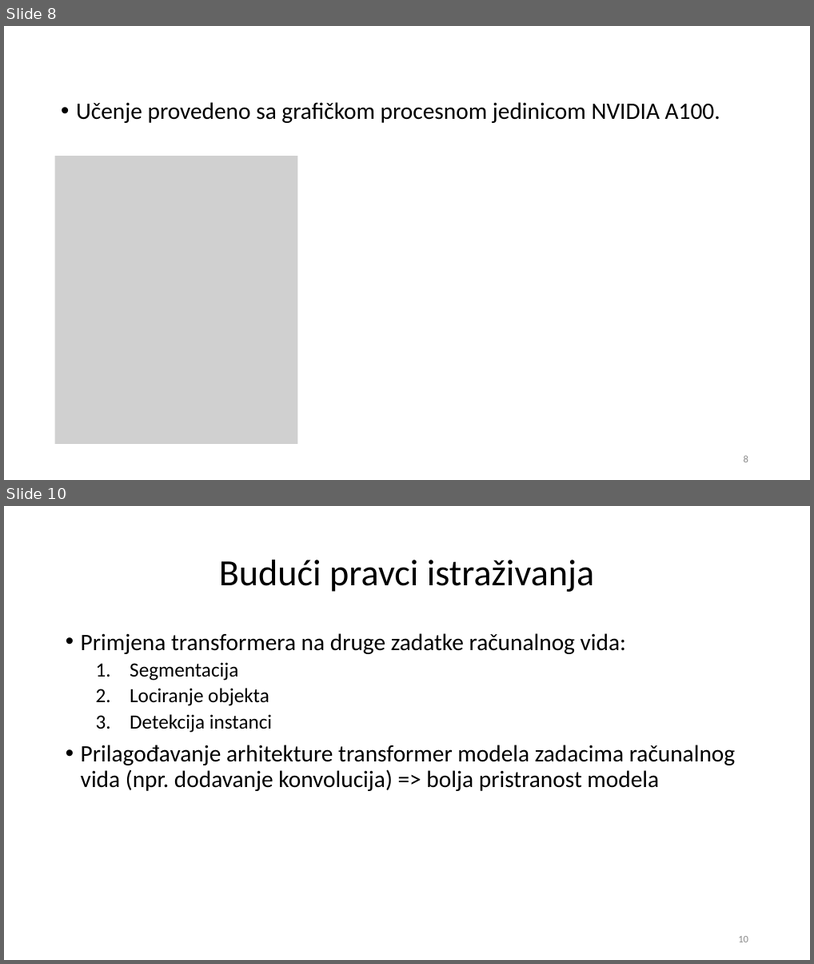
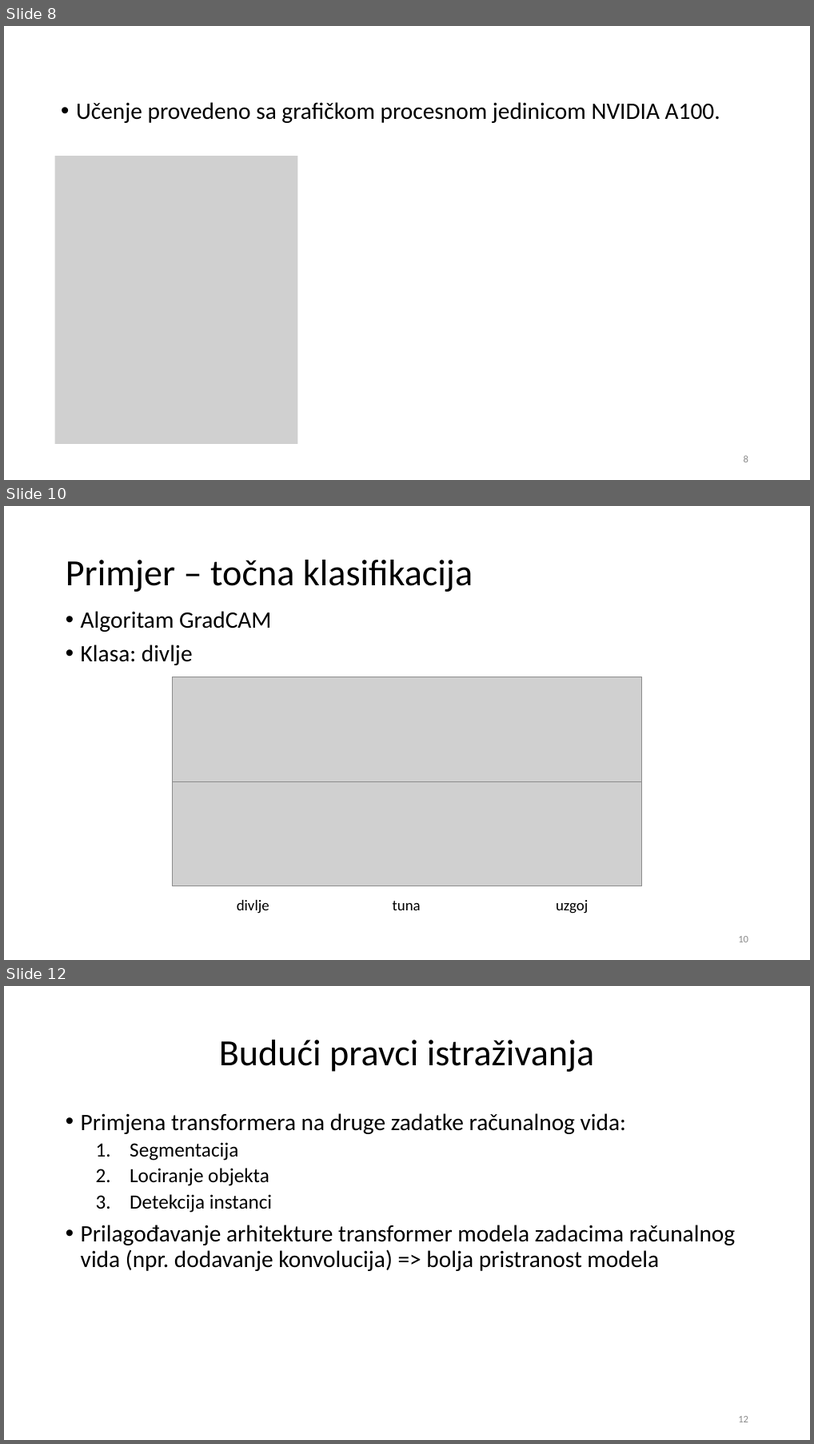
Before and after one commit to rejsafranko/Fish-Cultivation-Classifier, a slide deck: docs/Primjena transformer modela za klasifikaciju slika.pptx. Shown one above the other, each under a label of ours: slides 8 and 10 before the commit, slides 8, 10 and 12 after it; the slides between them are not shown. The pictures are 814x964 and 814x1444 pixels, drawn with LibreOffice and Linux fonts; fonts in the diff are those of the drawing; grey boxes stand for pictures. Boxes give left, top, right and bottom in pixels: in the first picture for what was removed or moved away, otherwise in the second. Text is boxed around its words. In the diff, an @@ line names an element or a change of style, - is before the commit and + after.

```diff
--- a/docs/Primjena transformer modela za klasifikaciju slika.pptx
+++ b/docs/Primjena transformer modela za klasifikaciju slika.pptx
@@ slide 10 added at bbox=[4, 506, 810, 960], background #FFFFFF @@
@@ title added at bbox=[66, 560, 473, 592], 44 pt, text #000000 @@
+Primjer – točna klasifikacija
@@ text added at bbox=[81, 611, 271, 665], 28 pt, text #000000 @@
+• Algoritam GradCAM
+• Klasa: divlje
@@ picture added at bbox=[172, 677, 642, 782] @@
@@ picture added at bbox=[172, 781, 642, 886] @@
@@ text added at bbox=[237, 900, 270, 913], 18 pt, text #000000 @@
+divlje
@@ text added at bbox=[393, 900, 421, 910], 18 pt, text #000000 @@
+tuna
@@ text added at bbox=[556, 900, 588, 913], 18 pt, text #000000 @@
+uzgoj
@@ page number added at bbox=[738, 936, 749, 942], 12 pt, text #8C8C8C @@
+10
@@ what was slide 10 is now slide 12 @@
@@ page number at bbox=[738, 1416, 749, 1422]: text changed @@
-10
+12
```
Also in this commit, not shown: 1 slide changed, 1 other slide added.
